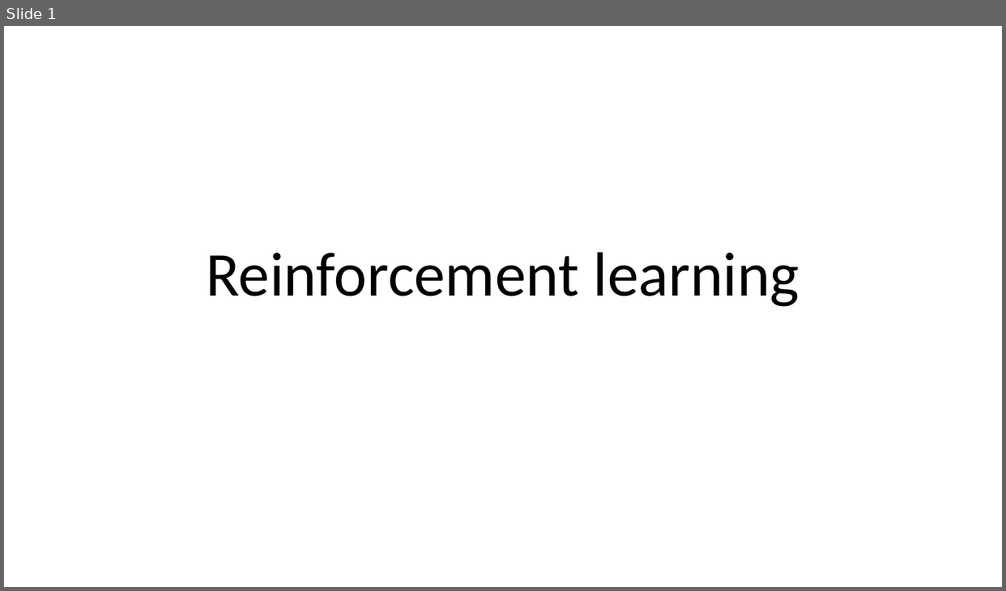
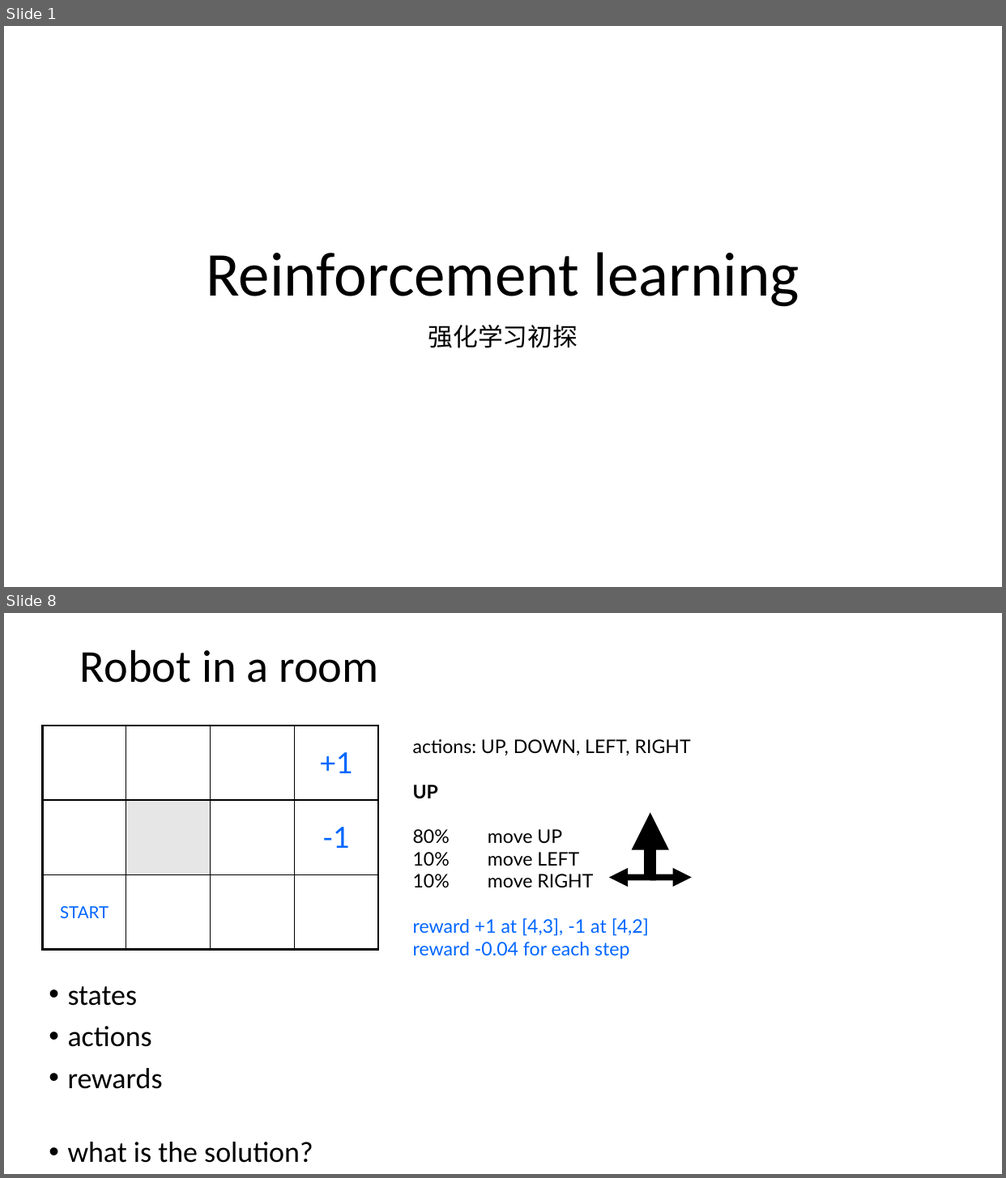
Before and after one commit to foamliu/Learning-DL, a slide deck: rl/RL.pptx. Shown one above the other, each under a label of ours: slide 1 before the commit, slides 1 and 8 after it; the slides between them are not shown. The pictures are 1006x591 and 1006x1178 pixels, drawn with LibreOffice and Linux fonts; fonts in the diff are those of the drawing. Boxes give left, top, right and bottom in pixels: in the first picture for what was removed or moved away, otherwise in the second. Text is boxed around its words. In the diff, an @@ line names an element or a change of style, - is before the commit and + after.

```diff
--- a/rl/RL.pptx
+++ b/rl/RL.pptx
@@ slide 8 added at box(4, 613, 1002, 1174), background #FFFFFF @@
@@ title added at box(80, 649, 378, 683), 44 pt, text #000000 @@
+Robot in a room
@@ table added at box(42, 726, 377, 949), 3 rows, 4 columns @@
+ |  |  | +1
+ |  |  | -1
+START |  |  | 
@@ text added at box(413, 739, 691, 959), 18 pt, text #000000 @@
+actions: UP, DOWN, LEFT, RIGHT
+UP
+80% move UP
+10% move LEFT
+10% move RIGHT
+reward +1 at [4,3], -1 at [4,2]
+reward -0.04 for each step
@@ arrow added from (650, 877) to (650, 813), #000000 12 pt @@
@@ arrow added from (656, 877) to (609, 877), #000000 6 pt @@
@@ arrow added from (650, 877) to (692, 877), #000000 6 pt @@
@@ text added at box(68, 986, 313, 1163), 28 pt, text #000000 @@
+• states
+• actions
+• rewards
+• what is the solution?
@@ slide 1 changed as well @@
@@ subtitle added at box(428, 325, 578, 348), 24 pt, text #000000 @@
+强化学习初探
```
Also in this commit, not shown: 15 other slides added, 1 other file.
